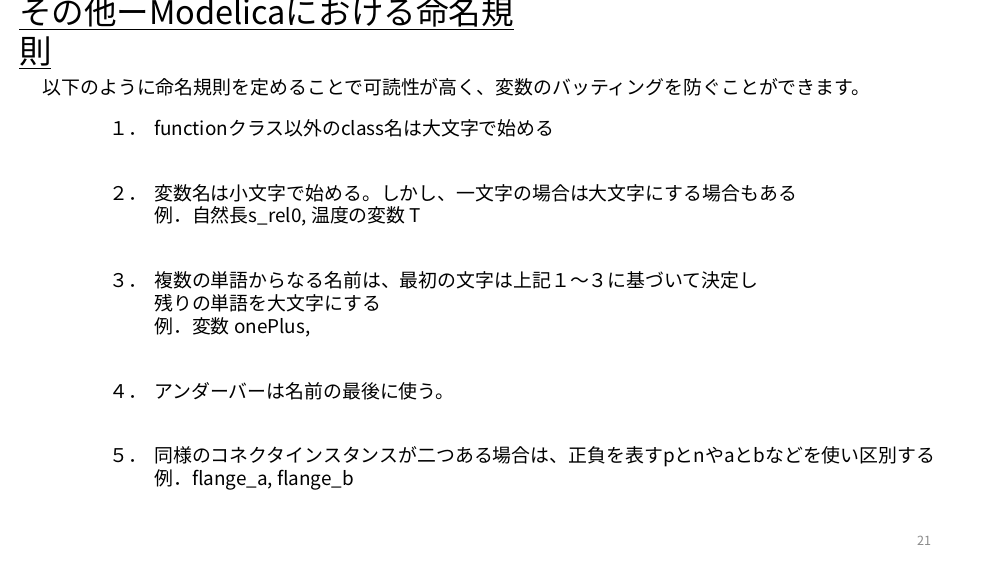
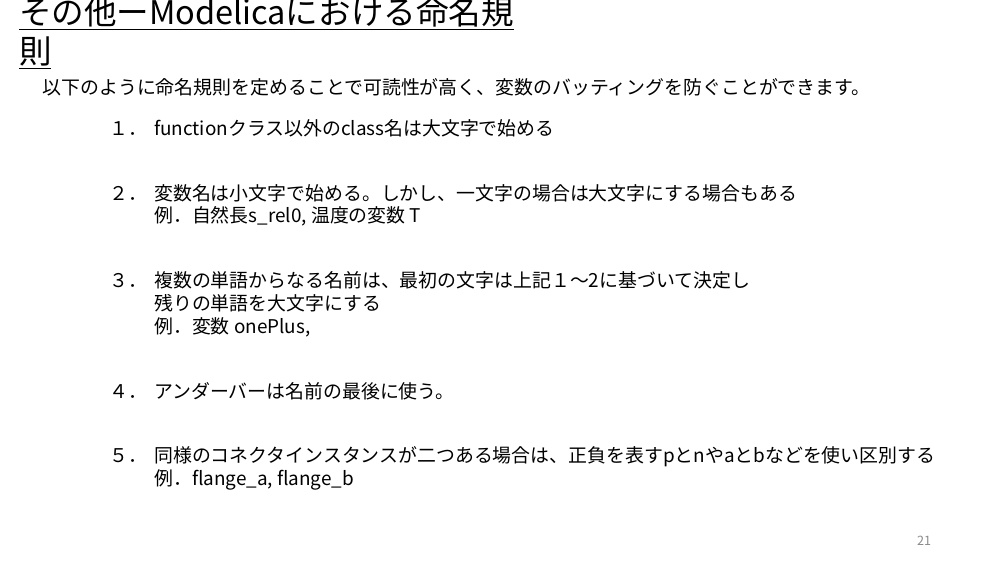
Before and after one commit to UedaShigenori/OpenModelica_Tutorials_Ja, a slide deck: slide 21 of 5_CustomizeModel3_OnePlusOne/OpenModelica_Tutorials_5.pptx. Drawn at 1008x567 pixels with LibreOffice and Linux fonts; fonts in the diff are those of the drawing. Boxes give left, top, right and bottom in pixels: in the first picture for what was removed or moved away, otherwise in the second. Text is boxed around its words. In the diff, an @@ line names an element or a change of style, - is before the commit and + after.

```diff
--- a/5_CustomizeModel3_OnePlusOne/OpenModelica_Tutorials_5.pptx
+++ b/5_CustomizeModel3_OnePlusOne/OpenModelica_Tutorials_5.pptx
@@ text at [154,271,750,289]: text changed @@
-複数の単語からなる名前は、最初の文字は上記１～３に基づいて決定し
+複数の単語からなる名前は、最初の文字は上記１～2に基づいて決定し
```
Also in this commit, not shown: 5 other slides changed.
